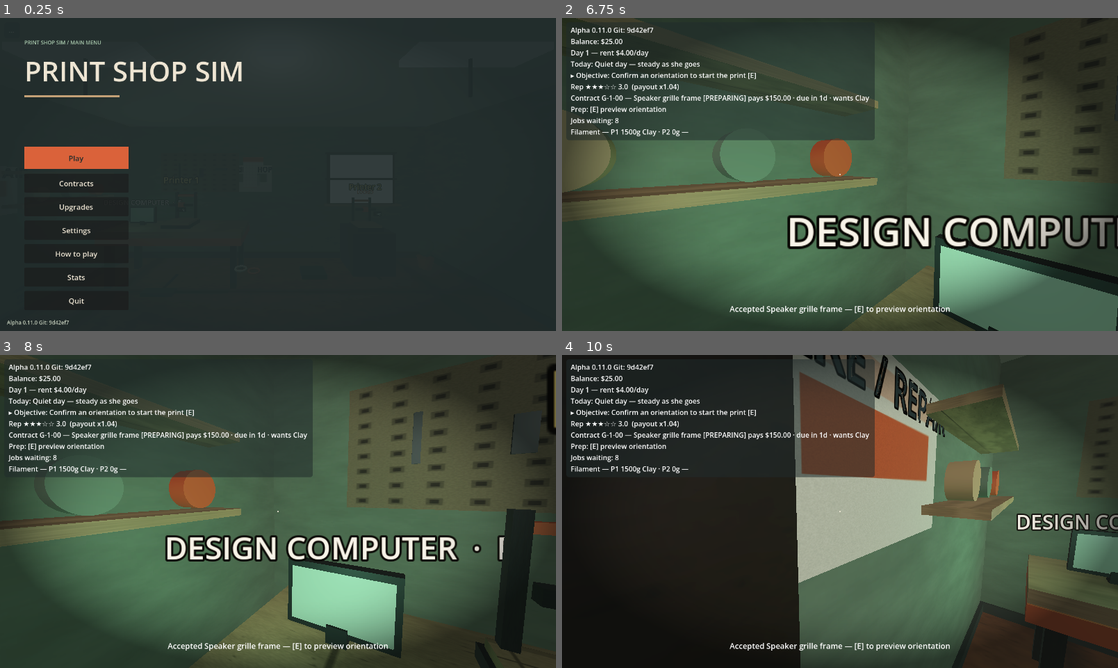
Above: before the commit, frames 1-4 (two rows, left to right).
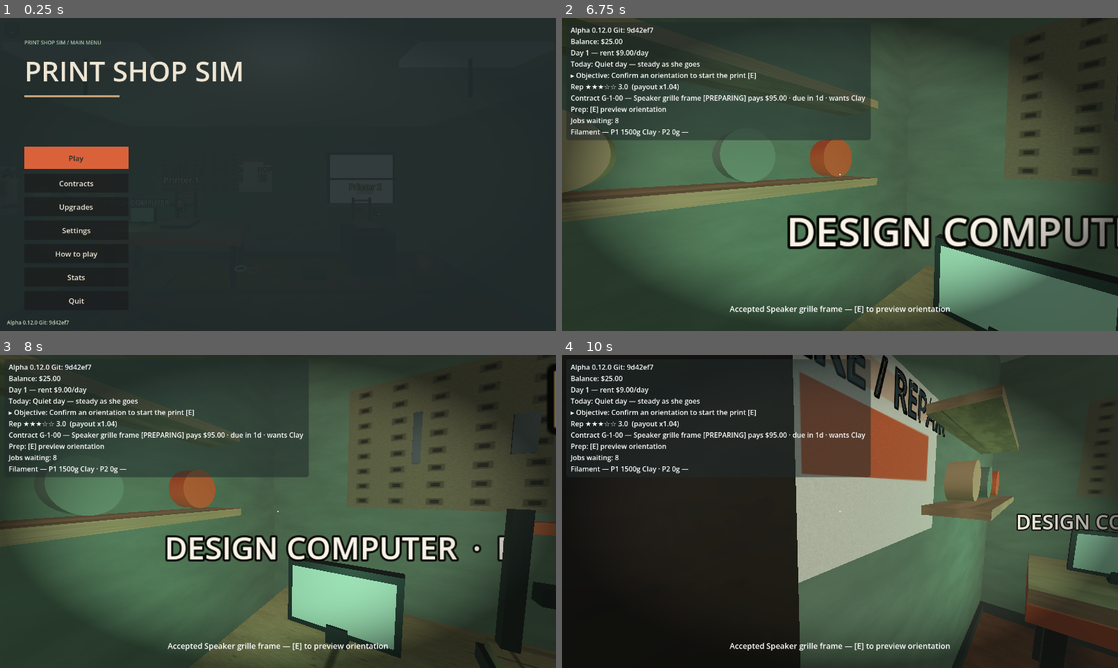
Above: after the commit, the same moments.

Repository: jiracipika/printshop-sim
Game: Godot game, scene res://scenes/Main.tscn
The game is run twice, just before and just after one commit, with the same random seed, the same clock (stepped at 60 frames per second) and the same inputs.
Inputs (mouse positions are in pixels of both pictures, inside the frame that each line leads up to):
- Up to frame 1 (0.25 s): no input
- Up to frame 2 (6.75 s): click "Play" at 0.5 s; tap Enter at 1.25, 3.5, 5 s; move the mouse to (962, 158) at 1.27 s; hold D (move_right) 1.28-2.03 s; tap E (interact) at 1.35, 6.6 s; click (962, 158) at 1.42 s; tap Space at 2, 4.25, 5.75 s; move the mouse to (812, 174) at 2.02 s; hold W (move_forward) 2.03-6.53 s; tap 1 at 2.1 s; move the mouse to (851, 168) at 2.77 s; tap 2 at 2.85 s; move the mouse to (834, 180) at 3.52 s; tap 3 at 3.6 s; click (834, 180) at 3.67 s; move the mouse to (878, 177) at 4.27 s; tap 4 at 4.35 s; move the mouse to (795, 171) at 5.02 s; tap 5 at 5.1 s; move the mouse to (845, 174) at 5.77 s; tap 6 at 5.85 s; click (845, 174) at 5.92 s; move the mouse to (817, 168) at 6.52 s; hold D (move_right) from 6.53 s (still down)
- Up to frame 3 (8 s): move the mouse to (305, 511) at 7.27 s; release D (move_right) at 7.28 s; hold W (move_forward) from 7.28 s (still down); tap 1 at 7.35 s
- Up to frame 4 (10 s): move the mouse to (812, 511) at 8.02 s; tap 2 at 8.1 s; click (812, 511) at 8.17 s; move the mouse to (851, 505) at 8.77 s; tap 3 at 8.85 s; move the mouse to (834, 517) at 9.52 s; release W (move_forward) at 9.53 s; hold A (move_left) from 9.53 s (still down); tap 4 at 9.6 s

The runs differ from the first frame. In frame 1, less than 0.1% of the frame differs, in the area x 5-6%, y 96-98%; in frame 2, 0.3%; in frame 3, 0.4%; in frame 4, 0.5%, in the area x 7-57%, y 1-40%.

Commit message:
balance: economy audit pass — smaller top payouts, real prep risk, material fees, rent curve (v0.12.0)
From the background research agent's economy audit (week-1 gross ~$4,120 at
>90% margins, degenerate always-upright strategy, deadlines never binding):

- Payout top flattened: difficulty-5 base 15500->9000, diff-4 11600->9800,
  payout cap 15000->9500 — tier-5 jobs no longer sit at a flat $150 on ~23%
  of board slots.
- Rush premium 1.4x -> 1.2x (it was unconditional).
- PrintSim failure floor 0.4 -> 0.3: upright-with-overhangs now carries a
  small real failure chance; the risk-reduction upgrades matter again.
- material_cost_cents is charged at confirm again (gate keeps the job in
  PREPARING when broke) — it was generated but never deducted.
- Rent scales with shop age: $9 day 1, +$2/day, $25 cap (holiday and
  cold-snap still apply).
- Same-day tip 15% -> 10%.
- JobBoard capacity cached; crate rotation persisted and validated.

Roadmap updated: balance slice recorded as shipped; former slices renumbered
v0.13-v0.20 with audit notes on the print-farm hard-codes. All 26 suites
green, 1005 checks.

Diff:
--- a/scripts/Contract.gd
+++ b/scripts/Contract.gd
@@ -255,7 +255,7 @@
 	"Aquarium tube clip", "Sheet music page clamps", "Espresso tamper collar",
 	"Helmet chin-bar clip", "Wind chime core",
 ]
-const GEN_BASE_PAYOUT: Array[int] = [4200, 6400, 8750, 11600, 15500]
+const GEN_BASE_PAYOUT: Array[int] = [4200, 6400, 8750, 9800, 9000]
 
 
 ## Deterministic contract for shop `day`, board slot `index`. Same inputs ->
@@ -293,9 +293,9 @@
 	c.rush = rng.randf() < 0.25
 	if c.rush:
 		c.deadline_days = rng.randi_range(1, 2)
-		c.payout_cents = mini((GEN_BASE_PAYOUT[c.difficulty - 1] + c.layers * 2) * 14 / 10, 15000)
+		c.payout_cents = mini((GEN_BASE_PAYOUT[c.difficulty - 1] + c.layers * 2) * 12 / 10, 9500)
 	else:
 		c.deadline_days = clampi(c.difficulty + rng.randi_range(-1, 1), 2, 6)
-		c.payout_cents = mini(GEN_BASE_PAYOUT[c.difficulty - 1] + c.layers * 2, 15000)
+		c.payout_cents = mini(GEN_BASE_PAYOUT[c.difficulty - 1] + c.layers * 2, 9500)
 	c.payout_cents = maxi(c.payout_cents, 3000)
 	return c
--- a/scripts/JobBoard.gd
+++ b/scripts/JobBoard.gd
@@ -12,6 +12,7 @@
 var _fixture_cycle := 0
 var generation_enabled := false
 var _gen_day := 1
+var _capacity := 0  # cached fixture-pool size (set on first fill)
 
 func _ready() -> void:
 	_fill_to_capacity()
@@ -60,9 +61,11 @@
 func _fill_to_capacity() -> void:
 	# Top the queue back up to board capacity (fixture pool size) so the count
 	# is invariant (existing suites rely on this) and the loop never drains;
-	# refill order cycles deterministically.
-	var capacity := Contract.make_fixture_jobs().size()
-	while _queue.size() < capacity:
+	# refill order cycles deterministically. Capacity is cached: building the
+	# fixture list on every refill was pure waste.
+	if _capacity == 0:
+		_capacity = Contract.make_fixture_jobs().size()
+	while _queue.size() < _capacity:
 		_refill()
 
 ## Return an unstarted job to the front (acceptance was refused, e.g. funds).
--- a/scripts/Main.gd
+++ b/scripts/Main.gd
@@ -15,6 +15,11 @@
 ## --- shop day (v0.2.0) ---
 const RENT_CENTS := 400
 const LATE_PAYOUT_FACTOR := 0.5
+
+## Rent scales with the shop's age (v0.12 balance pass): $9 on day 1, +$2 per
+## day, capped at $25. Keeps early pressure honest without mid-game crush.
+static func rent_for_day(day: int) -> int:
+	return mini(900 + 200 * (maxi(day, 1) - 1), 2500)
 
 ## --- spool economy (v0.6.0) ---
 ## Filament is physical: printers hold grams from loaded spools, jobs consume
@@ -375,6 +380,8 @@
 				guide_flags[key] = bool(payload.guide_flags[key])
 	if payload.has("guide_done"):
 		guide_done = bool(payload.guide_done)
+	if payload.has("crate_next"):
+		_crate_next = maxi(int(payload.crate_next), 0)
 
 func apply_setting(key: String, value, persist := true) -> void:
 	settings[key] = value
@@ -400,6 +407,7 @@
 			"spool_colors": [str(_machine(0).get("color")), str(_machine(1).get("color"))],
 			"guide_flags": guide_flags.duplicate(),
 			"guide_done": guide_done,
+			"crate_next": _crate_next,
 		})
 	var ok: bool = load("res://scripts/BrowserSave.gd").save_payload(payload)
 	save_status_line = "%s at %s" % ["saved ok" if ok else "save FAILED",
@@ -2049,7 +2057,7 @@
 		_guide("stars")
 	_save_game()
 	sfx.play("cash")
-	var tip: int = payout - roundi(float(payout) / 1.15)
+	var tip: int = payout - roundi(float(payout) / 1.10)
 	if late:
 		_set_prompt("Delivered LATE %s (%s) — $%s · rep down" % [c.model_name, result.grade,
 			_cents_str(payout)])
@@ -2186,7 +2194,14 @@
 		_set_prompt("Printer %d needs %dg of filament — load a spool ($%s at the crate)" % [
 			idx + 1, est_g, _cents_str(SPOOL_PRICE_CENTS)])
 		return
+	if not ledger.can_afford(c.material_cost_cents):
+		m["orient_pending"] = true
+		_set_prompt("Not enough funds for materials ($%s) — deliver something first" % _cents_str(c.material_cost_cents))
+		return
+	if not ledger.charge(c.material_cost_cents, "materials %s" % c.id):
+		return
 	if not _advance(c, Contract.State.PRINTING):
+		ledger.credit(c.material_cost_cents, "refund materials %s" % c.id)
 		m["contract"] = null
 		return
 	m["filament_g"] = int(m.get("filament_g")) - est_g
@@ -2297,7 +2312,7 @@
 	if bool(today_event.rent_free):
 		_set_prompt("Day %d — %s" % [new_day, today_event.name])
 	else:
-		var rent_due := RENT_CENTS + int(season.extra_rent_cents)
+		var rent_due := rent_for_day(new_day) + int(season.extra_rent_cents)
 		if ledger.can_afford(rent_due):
 			ledger.charge(rent_due, "rent day %d" % new_day)
 			_set_prompt("Day %d — rent paid ($%s)" % [new_day, _cents_str(rent_due)])
@@ -2341,7 +2356,7 @@
 	if late:
 		payout = roundi(float(payout) * LATE_PAYOUT_FACTOR)
 	if _days_taken_for(m) <= 0:
-		payout += roundi(float(payout) * 0.15)
+		payout += roundi(float(payout) * 0.10)
 	return payout
 
 func _rep_event(delta: float) -> void:
@@ -2533,7 +2548,8 @@
 	lines.append(version_label)
 	if ledger != null:
 		lines.append("Balance: $%s" % _cents_str(ledger.balance()))
-	lines.append("Day %d — rent $%s/day" % [day_cycle.day, _cents_str(RENT_CENTS)])
+	var today_rent := rent_for_day(day_cycle.day) + int(season.extra_rent_cents)
+	lines.append("Day %d — rent $%s/day" % [day_cycle.day, _cents_str(today_rent)])
 	lines.append("Today: %s" % today_event.name)
 	if str(season.name) != "":
 		lines.append("This week: %s" % season.name)
--- a/scripts/PrintSim.gd
+++ b/scripts/PrintSim.gd
@@ -78,7 +78,7 @@
 ## session; no RandomNumberGenerator / global RNG state involved.
 func _roll_failure_tick() -> void:
 	var worst: float = maxf(maxf(support_need, adhesion_risk), stability_risk)
-	var chance: float = maxf(0.0, worst - 0.4) * failure_threshold
+	var chance: float = maxf(0.0, worst - 0.3) * failure_threshold
 	if chance <= 0.0:
 		_failure_tick = -1
 		return
--- a/scripts/SaveSystem.gd
+++ b/scripts/SaveSystem.gd
@@ -100,6 +100,8 @@
 		return {}
 	if not _guide_valid(p):
 		return {}
+	if not _crate_next_valid(p):
+		return {}
 
 	var out: Dictionary = p.duplicate(true)
 	out["version"] = int(p["version"])
@@ -183,6 +185,13 @@
 	return true
 
 
+## Optional "crate_next" key: non-negative int crate-rotation counter.
+static func _crate_next_valid(p: Dictionary) -> bool:
+	if not p.has("crate_next"):
+		return true
+	return _is_int(p["crate_next"]) and int(p["crate_next"]) >= 0
+
+
 ## Optional guide keys: "guide_done" bool, "guide_flags" dict of bools.
 static func _guide_valid(p: Dictionary) -> bool:
 	if p.has("guide_done") and not (p["guide_done"] is bool):
--- a/scripts/Version.gd
+++ b/scripts/Version.gd
@@ -2,7 +2,7 @@
 
 # Autoload: build/version identification so we always know what's deployed.
 
-const VERSION := "0.11.0"
+const VERSION := "0.12.0"
 const GIT_SHA := "9d42ef7"  # stamped by tools/build_web.sh at export time
 
 func label() -> String:
--- a/tests/day_test.gd
+++ b/tests/day_test.gd
@@ -67,7 +67,7 @@
 	var txs0: int = ledger.transaction_count()
 	main.day_cycle.tick(main.day_cycle.day_length_s)  # -> day 2
 	_ok(main.day_cycle.day == 2, "day rolled to 2")
-	var rent2: int = 0 if bool(main.today_event.rent_free) else 400
+	var rent2: int = 0 if bool(main.today_event.rent_free) else main.rent_for_day(2)
 	_ok(ledger.balance() == bal0 - rent2,
 		"rent handled per the day's event (%s)" % main.today_event.id)
 	var rent_txs := 0
@@ -83,11 +83,11 @@
 	ledger.charge(ledger.balance(), "test drain")
 	var debt0: int = main.rent_debt_cents
 	main.day_cycle.tick(main.day_cycle.day_length_s)  # -> day 3
-	var rent3: int = 0 if bool(main.today_event.rent_free) else 400
+	var rent3: int = 0 if bool(main.today_event.rent_free) else main.rent_for_day(3)
 	_ok(ledger.balance() == 0, "empty balance unchanged at rollover")
 	_ok(main.rent_debt_cents == debt0 + rent3, "unpaid rent accrues as debt per event")
 	main.day_cycle.tick(main.day_cycle.day_length_s)  # -> day 4
-	var rent4: int = 0 if bool(main.today_event.rent_free) else 400
+	var rent4: int = 0 if bool(main.today_event.rent_free) else main.rent_for_day(4)
 	_ok(main.rent_debt_cents == debt0 + rent3 + rent4, "debt accumulates per unpaid day")
 
 	# Payout repays debt first.
@@ -141,6 +141,7 @@
 
 	# Late (deadline exceeded by 1 day): half payout.
 	main._machine(0)["filament_g"] = 5000  # test setup: plenty of filament
+	ledger.credit(30000, "late-section funds")  # materials charge at confirm
 	main.sim.failure_seeded = false
 	main._try_interact()
 	var c2: Contract = main.active_contract
--- a/tests/economy_test.gd
+++ b/tests/economy_test.gd
@@ -108,7 +108,8 @@
 	var tilted_est: int = int(PrepSystem.evaluate(contract, "tilted").estimated_material_g)
 	_ok(int(main._machine(0).get("filament_g")) == 1500 - tilted_est,
 		"confirm consumes the prep estimate from the loaded spool (%d g)" % tilted_est)
-	_ok(ledger.balance() == 2500, "filament, not money, is the material cost")
+	_ok(ledger.balance() == 2500 - contract.material_cost_cents,
+		"confirm charges materials (%s) on top of the filament" % _fmt(contract.material_cost_cents))
 	main._update_hud()
 	_ok(contract.model_name in main._status.text
 		and Contract.state_name(contract.state) in main._status.text,
@@ -196,8 +197,8 @@
 		_finish(1)
 		return
 	var bal2: int = ledger.balance()
-	_ok(bal2 == bal_before_payout + expected_payout,
-		"confirm spends filament, not money")
+	_ok(bal2 == bal_before_payout + expected_payout - contract2.material_cost_cents,
+		"second job charged its materials at confirm")
 	main.paused = true
 	_drive()
 	_ok(main.sim.state == PrintSim.State.DONE_FAIL, "seeded failure reaches DONE_FAIL")
--- a/tests/features_test.gd
+++ b/tests/features_test.gd
@@ -74,8 +74,8 @@
 	_ok(int(main.stats.delivered) == 1, "delivered counter incremented")
 	_ok(int(main.stats.earned_cents) == expected,
 		"earned_cents includes the rep-scaled payout ($%s)" % main._cents_str(expected))
-	_ok(ledger.balance() == bal0 + expected,
-		"balance reflects the rep-scaled grade-A payout (filament was the material)")
+	_ok(ledger.balance() == bal0 - c.material_cost_cents + expected,
+		"balance reflects materials + rep-scaled grade-A payout")
 	main._update_hud()
 	_ok("Rep ★★★☆☆ 3.2" in main._status.text, "HUD rep text updates (still 3 stars)")
 
--- a/tests/gen_test.gd
+++ b/tests/gen_test.gd
@@ -51,7 +51,7 @@
 				return
 			if c.material_cost_cents > 2400:
 				affordable = false
-			if c.payout_cents < 3000 or c.payout_cents > 15000:
+			if c.payout_cents < 3000 or c.payout_cents > 9500:
 				_ok(false, "%s payout in range (%d)" % [c.id, c.payout_cents])
 			if c.layers < 60 or c.layers > 400:
 				_ok(false, "%s layers in range (%d)" % [c.id, c.layers])
--- a/tests/prep_test.gd
+++ b/tests/prep_test.gd
@@ -142,7 +142,7 @@
 
 
 func _expected_failure_tick(job_id: String, worst_risk: float, layers: int) -> int:
-	var chance := maxf(0.0, worst_risk - 0.4) * 0.55
+	var chance := maxf(0.0, worst_risk - 0.3) * 0.55
 	if chance <= 0.0:
 		return -1
 	var draw := _draw(job_id)
@@ -169,7 +169,7 @@
 
 
 func _test_sim_seam_determinism() -> void:
-	# Find a job_id whose draw < (0.7-0.4)*0.55 = 0.165 so a worst-risk 0.7 print
+	# Find a job_id whose draw < (0.7-0.3)*0.55 = 0.22 so a worst-risk 0.7 print
 	# must fail, computed via the same hash logic the sim uses (RED-friendly).
 	# NOTE: Godot's String hash() is sequential for similar strings in this
 	# build (SEAM-0..N land in one contiguous band of the modulo space), so
@@ -209,8 +209,8 @@
 
 
 func _test_sim_low_risk_never_fails() -> void:
-	# max risk 0.39 -> failure_chance = 0 (0.39 < 0.4 clamps to zero): always succeeds.
-	var sim := _mk_sim("P100", 40, 0.39, 0.2, 0.1)
+	# max risk 0.29 -> failure_chance = 0 (0.29 < the 0.3 floor, v0.12): always succeeds.
+	var sim := _mk_sim("P100", 40, 0.29, 0.2, 0.1)
 	_drive(sim)
 	_ok(sim.state == PrintSim.State.DONE_OK, "low-risk job completes DONE_OK over full run")
 
--- a/tests/spool_test.gd
+++ b/tests/spool_test.gd
@@ -123,7 +123,8 @@
 	_ok(main._machine(0).get("sim").is_running(), "confirm proceeds once filament is loaded")
 	_ok(int(main._machine(0).get("filament_g")) == 5000 - est,
 		"print consumed exactly the estimate (%d g)" % est)
-	_ok(ledger.balance() == bal0, "printing itself costs no money")
+	_ok(ledger.balance() == bal0 - c.material_cost_cents,
+		"printing charges the contract's material fee on top of grams")
 	var s0: PrintSim = main._machine(0).get("sim")
 	while s0.is_running():
 		s0.tick(1.0)
--- a/tests/v011_test.gd
+++ b/tests/v011_test.gd
@@ -127,7 +127,9 @@
 		var bal1: int = ledger.balance()
 		main.day_cycle.tick(main.day_cycle.day_length_s)  # rolls within the week
 		_ok(int(main.season.extra_rent_cents) == 100, "cold-snap season active after rollover")
-		_ok(ledger.balance() == bal1 - 500, "cold-snap rent is $5.00")
+		var due: int = main.rent_for_day(main.day_cycle.day) + 100
+		_ok(ledger.balance() == bal1 - due,
+			"cold snap adds $1 to the scaled rent ($%s)" % main._cents_str(due))
 
 	main.queue_free()
 	await physics_frame
Not shown, changed: docs/HANDOFF.md
Not shown, changed: docs/ROADMAP.md
